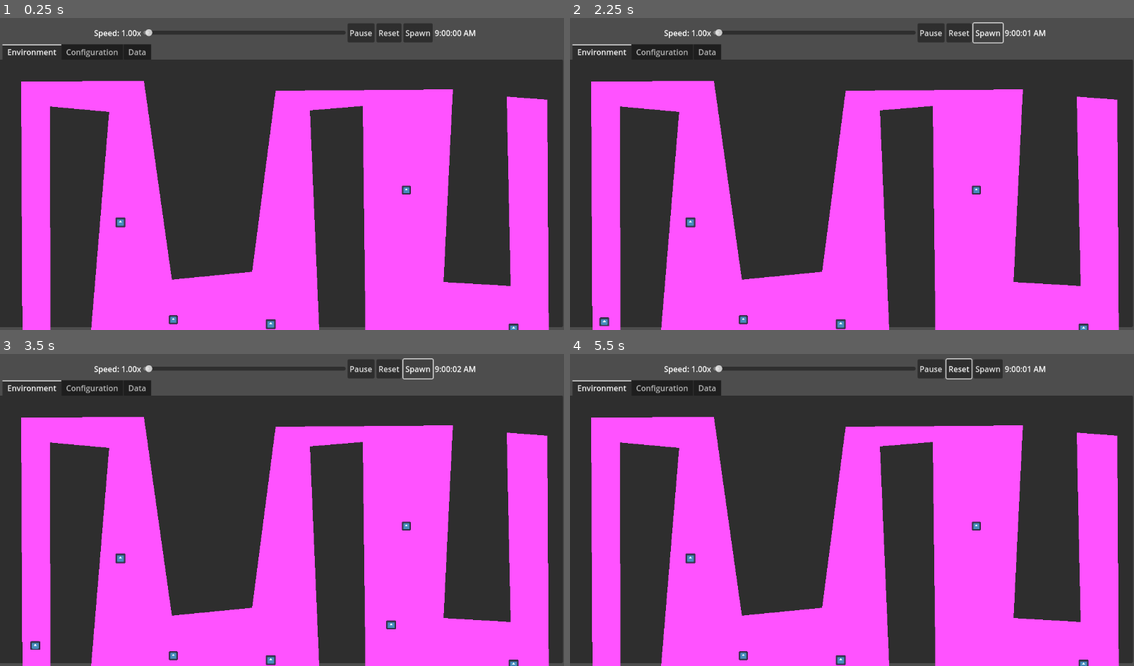
Above: before the commit, frames 1-4 (two rows, left to right).
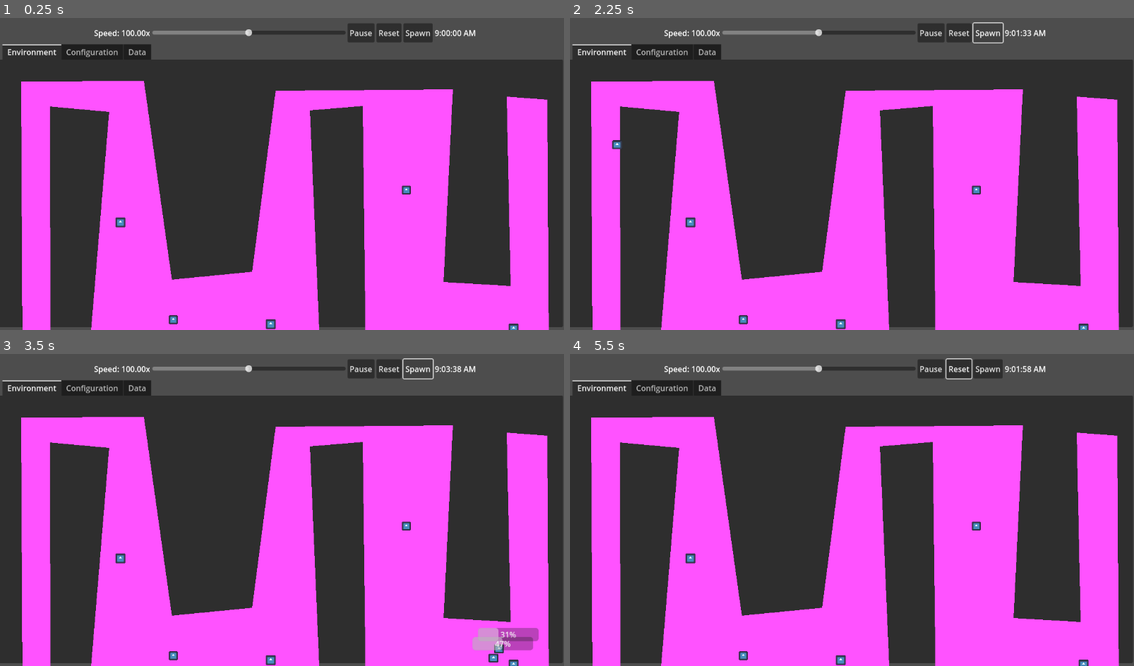
Above: after the commit, the same moments.

Repository: drewcydrew/sim-testing
Game: Godot game, scene res://World/World.tscn
Same seed, same stepped clock (60 frames per second), same inputs: the game is played once before the commit and once after it. The engine's default icon, where the game draws it, is replaced by a stand-in: a white triangle on a blue panel in a dark square.
Inputs (mouse positions are in pixels of both pictures, inside the frame that each line leads up to):
- Up to frame 1 (0.25 s): no input
- Up to frame 2 (2.25 s): click "Pause" at 0.5 s; click "Play" at 1.25 s; click "Spawn" at 2 s
- Up to frame 3 (3.5 s): click "Spawn" at 2.75 s
- Up to frame 4 (5.5 s): click "Spawn" at 3.5 s; click "Reset" at 4.25 s; move the mouse to (1083, 665) at 5.02 s; click (1083, 665) at 5.17 s

The runs differ from the first frame. In frame 1, 0.3% of the frame differs, in the area x 22-45%, y 3-6%; in frame 2, 0.5%; in frame 3, 1.3%, in the area x 5-96%, y 3-99%; in frame 4, 0.4%.

Commit message:
Adding labels to gantt display

Diff:
--- a/Gantt/gantt.gd
+++ b/Gantt/gantt.gd
@@ -4,23 +4,31 @@
 # ── Time domain & horizontal zoom (works with a parent ScrollContainer) ───────
 @export var domain_min: float = 0.0
 @export var domain_max: float = 50.0
-@export var pixels_per_unit: float = 50.0            # horizontal zoom
-@export var auto_grow_domain: bool = true           # expand as events arrive
+@export var pixels_per_unit: float = 10.0            # horizontal zoom
+@export var auto_grow_domain: bool = true            # expand as events arrive
 
 # ── Layout ────────────────────────────────────────────────────────────────────
 @export var row_height: float = 18.0
 @export var row_gap: float = 6.0
-@export var left_margin: float = 0.0
+@export var left_margin: float = 0.0                 # keeps working as before
 @export var right_margin: float = 0.0
 @export var top_margin: float = 0.0
 @export var bottom_margin: float = 0.0
 
-# Optional labels inside bars
+# Labels **inside bars**
 @export var show_labels: bool = false
 @export var label_color: Color = Color(1, 1, 1, 1)
 @export var label_pad_left: float = 6.0
 @export var label_pad_right: float = 6.0
 
+# ── Row-label gutter (traveller names on the left) ────────────────────────────
+@export var show_row_labels: bool = true
+@export var row_label_gutter_width: float = 120.0
+@export var row_label_pad_left: float = 8.0
+@export var row_label_color: Color = Color(0.92, 0.92, 0.92, 1.0)
+@export var row_label_font: Font
+@export var row_label_font_size: int = 0            # 0 = use theme default
+
 # Debug
 @export var debug_log: bool = false
 
@@ -31,7 +39,9 @@
 
 # Map row-key (e.g. traveller name) -> numeric row index
 var _row_key_to_index: Dictionary = {}
-var _row_index_to_key: Array[String] = []  # optional, useful if you later draw row labels
+var _row_index_to_key: Array[String] = []  # index -> key (for drawing labels)
+
+# ── Row key helpers ───────────────────────────────────────────────────────────
 
 func _get_row_index_for(key: String) -> int:
 	if _row_key_to_index.has(key):
@@ -41,15 +51,17 @@
 	var idx := _max_row
 	_row_key_to_index[key] = idx
 	_row_index_to_key.append(key)
-	_update_content_metrics() # content height may grow
+	_update_content_metrics()  # content height may grow
+	queue_redraw()
 	return idx
 
 func record_event_by_key(label: String, start_time: float, end_time: float, row_key: String, color: Color = Color(0.5, 0.8, 1.0, 1.0)) -> void:
 	var row := _get_row_index_for(row_key)
-	print ("recordign to row ", row)
+	if debug_log:
+		print("recording to row ", row, " (", row_key, ")")
 	record_event(label, start_time, end_time, row, color)
 
-
+# ── Node lifecycle ────────────────────────────────────────────────────────────
 
 func _ready() -> void:
 	mouse_filter = Control.MOUSE_FILTER_STOP
@@ -99,7 +111,6 @@
 	_update_content_metrics()
 	queue_redraw()
 
-
 # Keep for compatibility; sets visible domain explicitly
 func set_time_window(start_time: float, end_time: float) -> void:
 	domain_min = start_time
@@ -138,22 +149,27 @@
 	_update_content_metrics()
 	queue_redraw()
 
-# ── Drawing (bars are drawn directly; no child scenes) ────────────────────────
+# ── Drawing ───────────────────────────────────────────────────────────────────
 
 func _on_resized() -> void:
 	queue_redraw()
 
 func _draw() -> void:
-	if _events.is_empty():
-		return
-
 	var plot: Rect2 = _plot_rect()
 	var span: float = domain_max - domain_min
+	var scale: float = pixels_per_unit
+
+	# Draw row labels in the left gutter (even when there are no events)
+	if show_row_labels and _row_index_to_key.size() > 0:
+		_draw_row_labels(plot)
+
+	# If there are no events, we're done (labels may still be visible)
+	if _events.is_empty():
+		return
+
 	if span <= 0.0:
 		return
 
-	# integer pixel mapping across the whole content area
-	var scale: float = pixels_per_unit
 	var font := get_theme_default_font()
 	var font_size: int = int(get_theme_default_font_size())
 
@@ -162,18 +178,18 @@
 		var e: float = ev["end"]
 		var row: int = int(ev["row"])
 		var col: Color = ev["color"]
-		var label: String = ev["label"]
+		var inside_label: String = ev["label"]
 
 		if e <= s:
 			continue
 
-		# clip to visible domain
+		# Clip to visible domain
 		var s_clip: float = max(s, domain_min)
 		var e_clip: float = min(e, domain_max)
 		if e_clip <= s_clip:
 			continue
 
-		# half-open, integer-snapped mapping in *plot* space
+		# Map to integer pixels in *plot* space
 		var x0_px: int = int(floor(plot.position.x + (s_clip - domain_min) * scale))
 		var x1_px: int = int(floor(plot.position.x + (e_clip - domain_min) * scale))
 		if x1_px <= x0_px:
@@ -186,13 +202,44 @@
 		var bar_rect: Rect2 = Rect2(Vector2(float(x0_px), float(y_px)), Vector2(float(w_px), float(h_px)))
 		draw_rect(bar_rect, col, true)
 
+		# Optional label inside the bar
 		if show_labels and font != null:
 			var baseline_y: float = bar_rect.position.y + (bar_rect.size.y - font.get_height(font_size)) * 0.5 + font.get_ascent(font_size)
 			var text_pos: Vector2 = Vector2(bar_rect.position.x + label_pad_left, baseline_y)
-			draw_string(font, text_pos, label, HORIZONTAL_ALIGNMENT_LEFT, -1.0, font_size, label_color)
+			draw_string(font, text_pos, inside_label, HORIZONTAL_ALIGNMENT_LEFT, -1.0, font_size, label_color)
 
 		if debug_log:
-			print("'", label, "' s=", s_clip, " e=", e_clip, " rect=", bar_rect)
+			print("'", inside_label, "' s=", s_clip, " e=", e_clip, " rect=", bar_rect)
+
+# Draw traveller names in the gutter
+func _draw_row_labels(plot: Rect2) -> void:
+	var fnt := row_label_font
+	var fsize: int = row_label_font_size
+	if fnt == null:
+		fnt = get_theme_default_font()
+	if fsize <= 0:
+		fsize = int(get_theme_default_font_size())
+	if fnt == null or fsize <= 0:
+		return
+
+	var fh: float = fnt.get_height(fsize)
+	var ascent: float = fnt.get_ascent(fsize)
+
+	# Gutter left edge is the node's local left; we reserve [left_margin .. left_margin+gutter)
+	var gutter_left_x: float = left_margin
+	var text_x: float = gutter_left_x + row_label_pad_left
+
+	for i in range(_row_index_to_key.size()):
+		var key := _row_index_to_key[i]
+		var row_top: float = plot.position.y + float(i) * (row_height + row_gap)
+		var baseline_y: float = row_top + (row_height - fh) * 0.5 + ascent
+		draw_string(fnt, Vector2(text_x, baseline_y), key, HORIZONTAL_ALIGNMENT_LEFT, row_label_gutter_width - row_label_pad_left, fsize, row_label_color)
+
+	# Optional separator line between gutter and plot
+	var sep_x: float = left_margin + _gutter_width() - 1.0
+	if sep_x > 0.0:
+		draw_line(Vector2(sep_x, 0.0), Vector2(sep_x, size.y), row_label_color * Color(1,1,1,0.35), 1.0)
+
 
 # Tooltips for hovered bars
 func _get_tooltip(at_position: Vector2) -> String:
@@ -226,9 +273,12 @@
 
 # ── Helpers ───────────────────────────────────────────────────────────────────
 
+func _gutter_width() -> float:
+	return row_label_gutter_width if show_row_labels else 0.0
+
 func _plot_rect() -> Rect2:
 	# The content (and thus scrollable width/height) is determined by domain span and rows.
-	var x0: float = left_margin
+	var x0: float = left_margin + _gutter_width()    # reserve gutter without mutating left_margin
 	var y0: float = top_margin
 	var content_w: float = max(1.0, (domain_max - domain_min) * pixels_per_unit)
 	var content_h: float = max(1.0, _content_rows_height())
@@ -242,6 +292,6 @@
 
 func _update_content_metrics() -> void:
 	# Set the size the ScrollContainer will use for scrollbars.
-	var content_w: float = left_margin + right_margin + max(1.0, (domain_max - domain_min) * pixels_per_unit)
+	var content_w: float = left_margin + _gutter_width() + right_margin + max(1.0, (domain_max - domain_min) * pixels_per_unit)
 	var content_h: float = top_margin + bottom_margin + max(1.0, _content_rows_height())
 	custom_minimum_size = Vector2(content_w, content_h)
--- a/SimulationControls/simulation_controls.gd
+++ b/SimulationControls/simulation_controls.gd
@@ -4,7 +4,7 @@
 
 
 
-@export var initial_value: float = 1.0
+@export var initial_value: float = 100.0
 
 func _ready() -> void:
 	$HSlider.value = initial_value
--- a/SimulationControls/simulation_controls.tscn
+++ b/SimulationControls/simulation_controls.tscn
@@ -15,4 +15,4 @@
 layout_mode = 2
 size_flags_horizontal = 3
 size_flags_vertical = 4
-step = 0.1
+max_value = 200.0
--- a/World/world.gd
+++ b/World/world.gd
@@ -2,7 +2,7 @@
 
 
 # Remember the last non-zero speed so we can resume to it.
-var _last_nonzero_speed: float = 1.0
+var _last_nonzero_speed: float = 100.0
 
 
 const START_OF_DAY_SECONDS: int = 9 * 3600  # 9:00 AM
@@ -44,7 +44,7 @@
 		SimulationClock.set_rate(0.0)
 	else:
 		# Resume to last non-zero (fallback to 1.0 if somehow 0)
-		var target := (_last_nonzero_speed if _last_nonzero_speed > 0.0 else 1.0)
+		var target := (_last_nonzero_speed if _last_nonzero_speed > 0.0 else 100.0)
 		SimulationClock.set_rate(target)
 
 func _on_rate_changed(rate: float) -> void:
